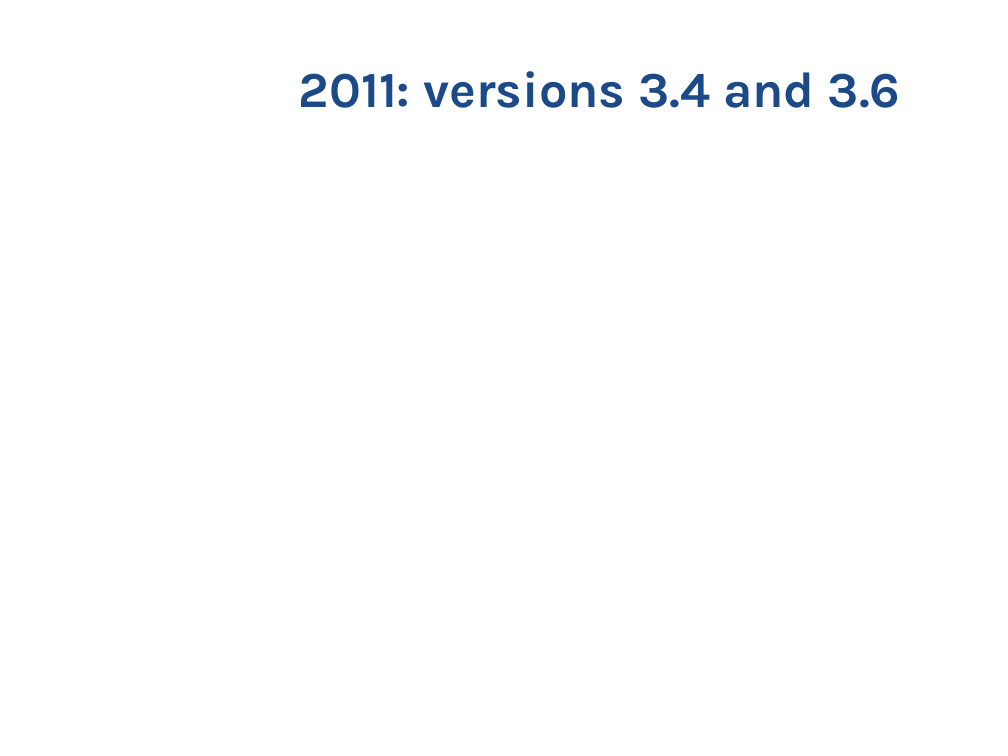
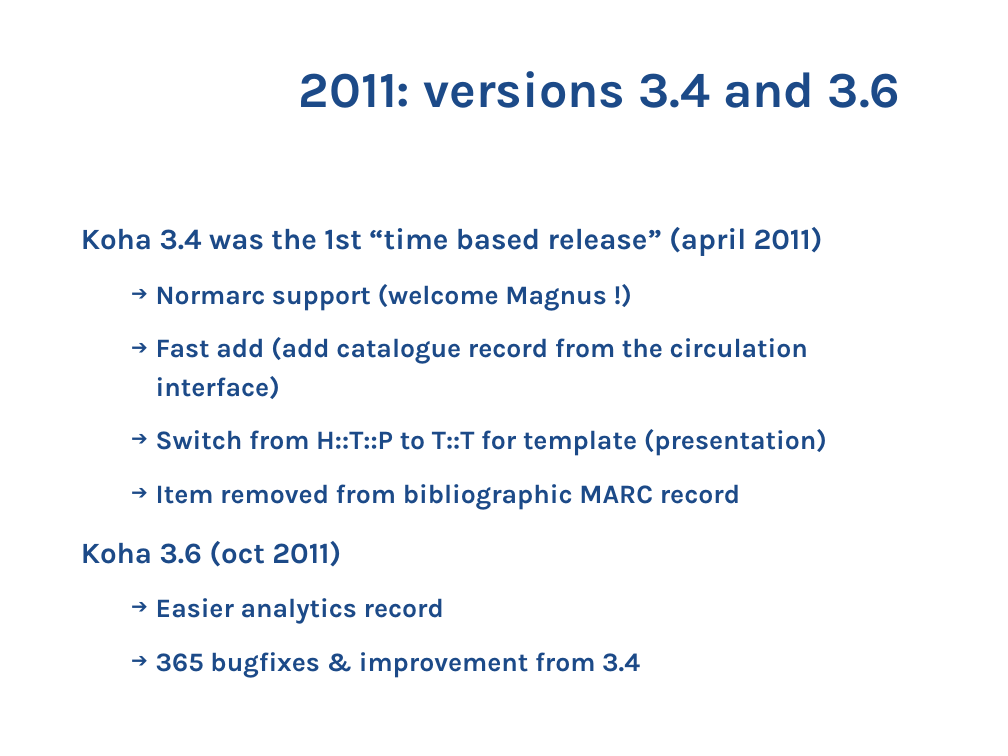
Before and after one commit to ranginui/presentation, a slide deck: slide 17 of kohacon13/history/history.odp. Drawn at 1008x756 pixels with LibreOffice and Linux fonts; fonts in the diff are those of the drawing; background and template pictures are left out. Boxes give left, top, right and bottom in pixels: in the first picture for what was removed or moved away, otherwise in the second. Text is boxed around its words. In the diff, an @@ line names an element or a change of style, - is before the commit and + after.

```diff
--- a/kohacon13/history/history.odp
+++ b/kohacon13/history/history.odp
@@ text added at box(81, 227, 827, 678), 19 pt, text #1C4A88, bold @@
+Koha 3.4 was the 1st “time based release” (april 2011)
+  ➔ Normarc support (welcome Magnus !)
+  ➔ Fast add (add catalogue record from the circulation interface)
+  ➔ Switch from H::T::P to T::T for template (presentation)
+  ➔ Item removed from bibliographic MARC record
+Koha 3.6 (oct 2011)
+  ➔ Easier analytics record
+  ➔ 365 bugfixes & improvement from 3.4
```
Also in this commit, not shown: 4 other slides changed, 1 slide added, 1 other file.
